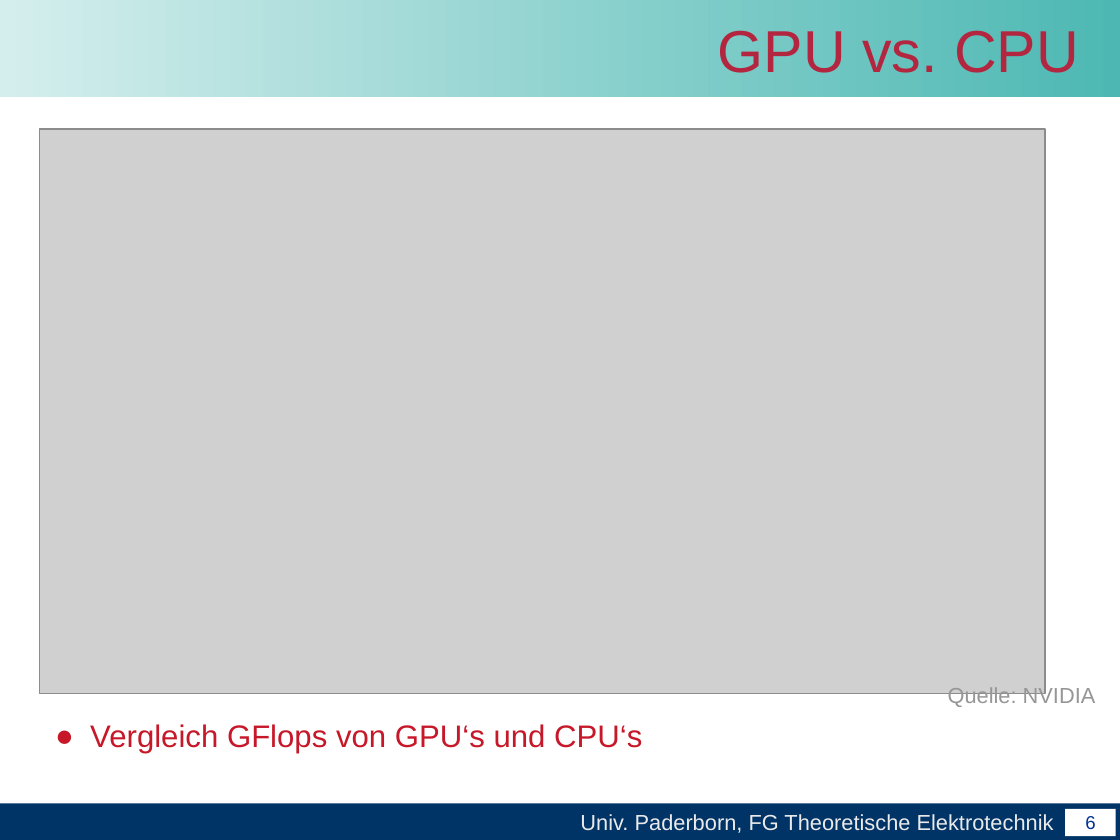
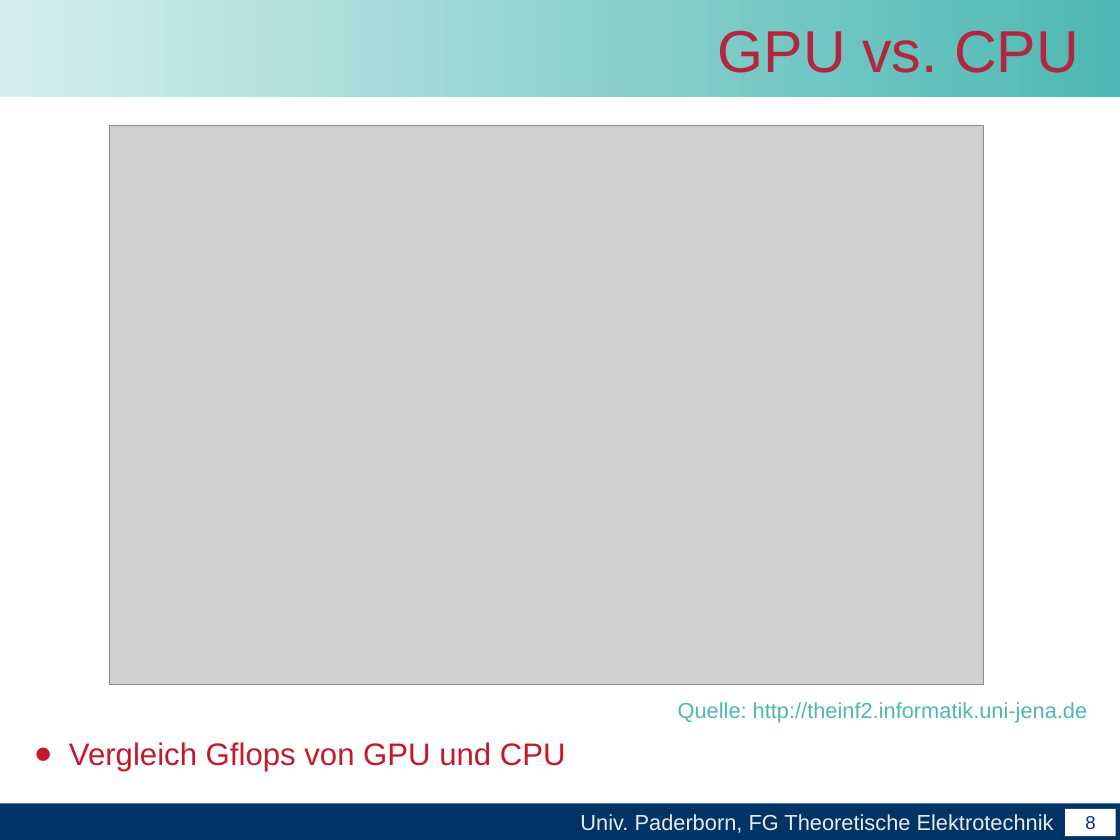
Before and after one commit to unconditional/projektarbeitcuda, a slide deck: slide 8 of Vortrag/Zwischenvortrag der Projektarbeit CUDA.ppt (slide 6 before the commit). Drawn at 1120x840 pixels with LibreOffice and Linux fonts; fonts in the diff are those of the drawing; grey boxes stand for pictures; background and template pictures are left out. Boxes give left, top, right and bottom in pixels: in the first picture for what was removed or moved away, otherwise in the second. Text is boxed around its words. In the diff, an @@ line names an element or a change of style, - is before the commit and + after.

```diff
--- a/Vortrag/Zwischenvortrag der Projektarbeit CUDA.ppt
+++ b/Vortrag/Zwischenvortrag der Projektarbeit CUDA.ppt
@@ picture: place and size @@
-picture at [39,129,1045,693]
+picture at [110,125,983,684]
@@ text removed at [948,686,1096,708] @@
-Quelle: NVIDIA
@@ text added at [678,702,1087,723], 14 pt, text #4DB8B3 @@
+Quelle: http://theinf2.informatik.uni-jena.de
@@ text at [69,742,566,771]: text changed @@
-● Vergleich GFlops von GPU‘s und CPU‘s
+● Vergleich Gflops von GPU und CPU
```
Also in this commit, not shown: 13 other slides changed, 12 slides added, 2 slides removed.
